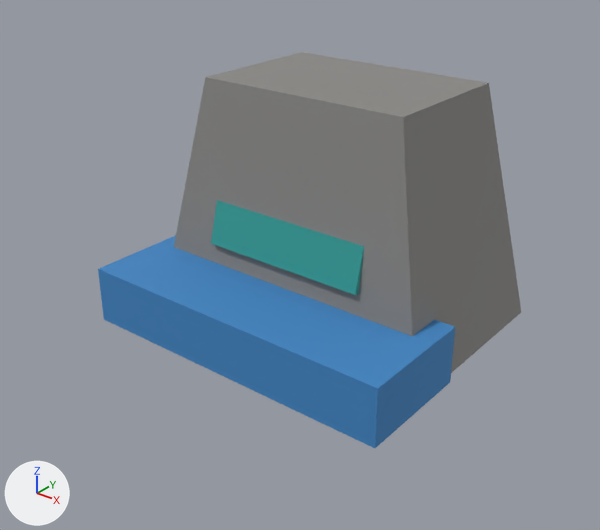
The glTF model assets/facilities/water_rock_waterfall.glb: old version first, new version second.
Camera for both pictures: a camera (50 mm lens) standing at (4.52, -5.96, 4.23) and looking at (0.02, -0.33, 0.74). The axes (+X, +Y, +Z) are drawn at lower left. The lights are the same throughout. The picture after the commit comes second. Vertices at exactly the same position are counted once.

In view in the first picture: 'SM_facilities_water_rock_waterfall'.
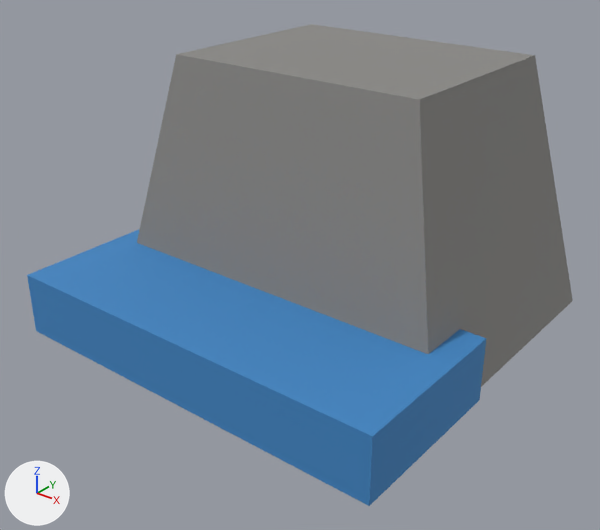
Where the change shows, as pixel boxes (x1, y1, x2, y2) in the pictures (600 x 530 px; the box of a moved part takes in the faces that stretch with it):
'SM_facilities_water_rock_waterfall', reshaped (29% wider, 22% taller): before (98, 52, 521, 448); after (27, 24, 573, 506)
part 1 of me_sm_facilities_water_rock_waterfall, moved or reshaped: before (174, 52, 521, 373); after (137, 24, 573, 387)
part 2 of me_sm_facilities_water_rock_waterfall, moved or reshaped: before (98, 235, 455, 448); after (27, 229, 486, 506)
part 3 of me_sm_facilities_water_rock_waterfall, moved or reshaped (not visible afterwards): before (211, 200, 364, 295)

The change, as a diff of the scene's bpy script:
```diff
--- a/assets/facilities/water_rock_waterfall.glb.py
+++ b/assets/facilities/water_rock_waterfall.glb.py
@@ me_sm_facilities_water_rock_waterfall @@
 # used by ob_sm_facilities_water_rock_waterfall; location = (0.0, 0.0, 0.0)
-me_sm_facilities_water_rock_waterfall.from_pydata(...)  # 24 vertices, 36 faces; spans x -1.66..1.66, y -1.42..1.42, z 0.0..2.39
+me_sm_facilities_water_rock_waterfall.from_pydata(...)  # 24 vertices, 36 faces; spans x -2.0..2.0, y -2.0..2.0, z 0.0..2.6
+# me_sm_facilities_water_rock_waterfall part 1: the loose piece of 8 vertices spanning x -1.58..1.58, y -0.67..1.42, z 0.0..2.39 is scaled about the mesh origin by (1.2, 1.4, 1.09)
+# me_sm_facilities_water_rock_waterfall part 2: the loose piece of 8 vertices spanning x -1.66..1.66, y -1.42..-0.22, z 0.03..0.6 is scaled about the mesh origin by (1.2, 1.4, 1.09)
+# me_sm_facilities_water_rock_waterfall part 3: the loose piece of 8 vertices spanning x -0.88..0.88, y -0.63..-0.12, z 0.79..2.33 is scaled about its middle by (1.2, 1.05, 1.09), then moved by (0.0, -0.15, 0.14)
 me_sm_facilities_water_rock_waterfall.materials.append(mat_mat_palette)
```
